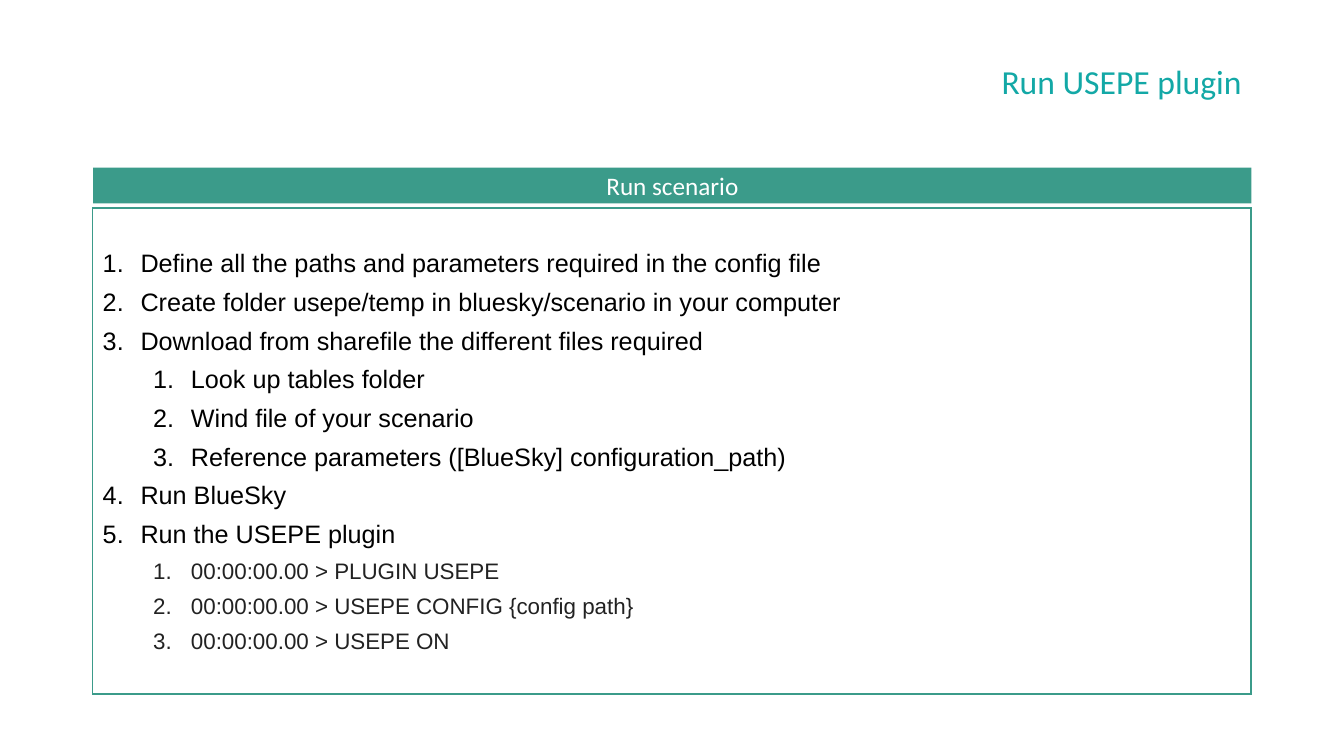
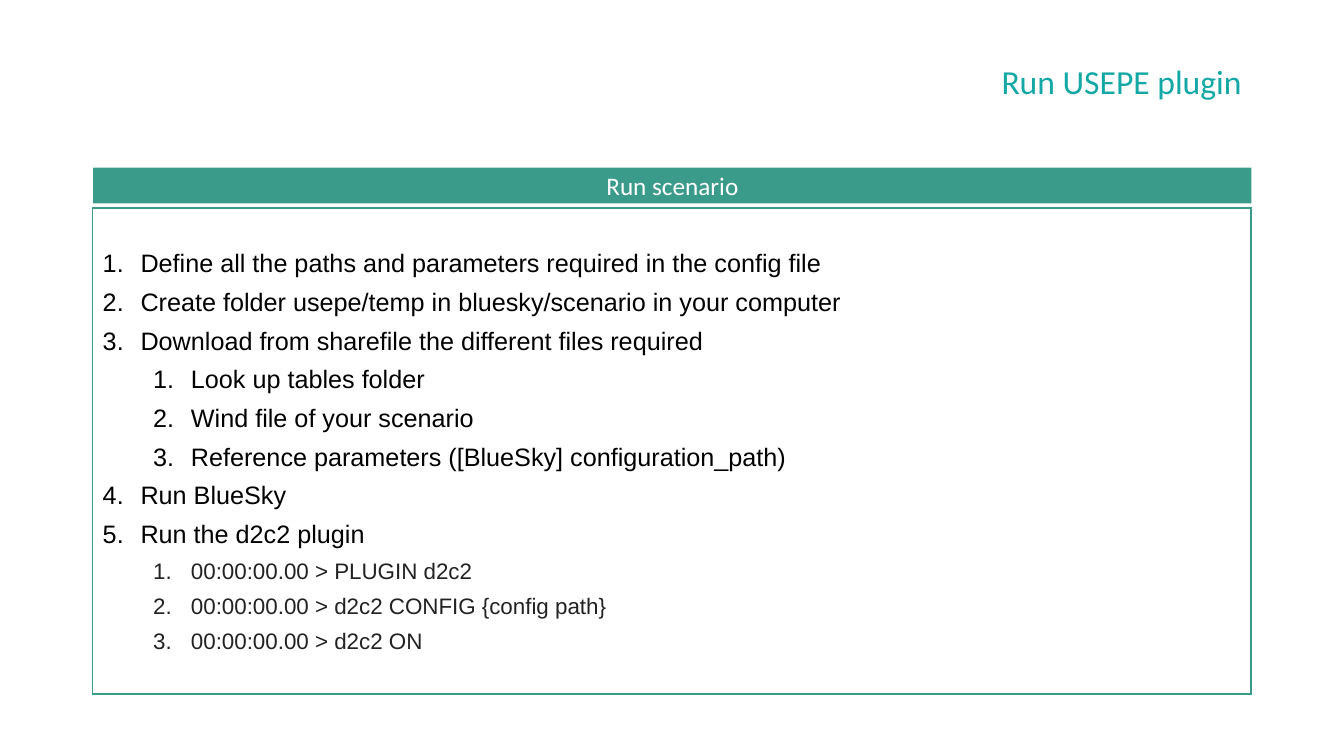
Before and after one commit to USEPE-SesarJU/scenarios, a slide deck: slide 8 of howto_setup_for_simulations.pptx. Drawn at 1344x756 pixels with LibreOffice and Linux fonts; fonts in the diff are those of the drawing; background and template pictures are left out. Boxes give left, top, right and bottom in pixels: in the first picture for what was removed or moved away, otherwise in the second. Text is boxed around its words. In the diff, an @@ line names an element or a change of style, - is before the commit and + after.

Commit message:
Update setup presentation with the new name of the plugin

```diff
--- a/howto_setup_for_simulations.pptx
+++ b/howto_setup_for_simulations.pptx
@@ text in rectangle at (141, 524, 606, 650): text changed @@
-5. Run the USEPE plugin
-  1. 00:00:00.00 > PLUGIN USEPE
-  2. 00:00:00.00 > USEPE CONFIG {config path}
-  3. 00:00:00.00 > USEPE ON
+5. Run the d2c2 plugin
+  1. 00:00:00.00 > PLUGIN d2c2
+  2. 00:00:00.00 > d2c2 CONFIG {config path}
+  3. 00:00:00.00 > d2c2 ON
```
